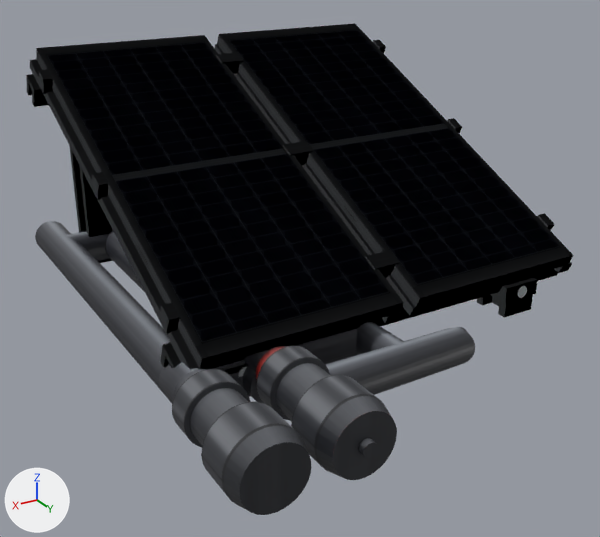
An edit to the OBJ model src/main/resources/assets/electricity/models/pv_tilt/pv_tilt.obj, drawn before and after from the same camera.
Rendered twice from a camera (50 mm lens) standing at (0.925, 1.573, 0.818) and looking at (0.069, 0.146, 0.104). Every picture has the same lights, and +X, +Y and +Z are marked at lower left. The first picture is the older version. Where no turn or scale is listed for an object, it has been applied to the vertices.

Names of what the first picture shows: 'harness', 'harness_entry_north', 'harness_entry_south', 'harness_input', 'harness_input.001', 'harness_input.002', 'modules.001', 'modules.002', 'modules.003', 'piers', 'purlin_0', 'purlin_1', 'rails' and 1 more.
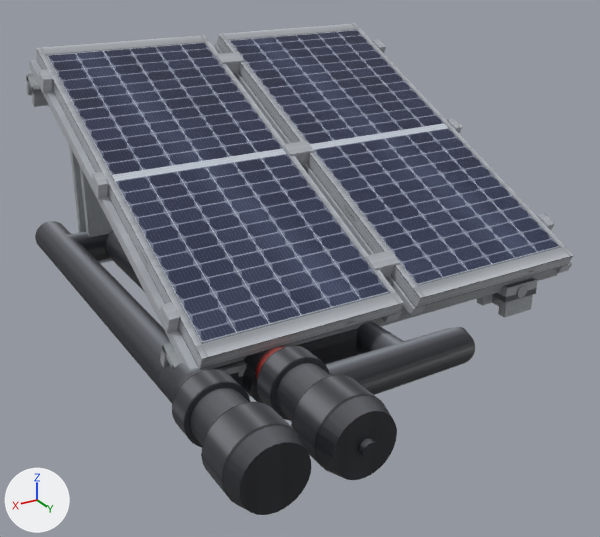
Where the change shows, as pixel boxes [x1, y1, x2, y2] in the pictures (600 x 537 px; the box of a moved part takes in the faces that stretch with it):
part 1 of me_modules_001, moved or reshaped
    both: [37, 23, 573, 359]
part 2 of me_modules_002, moved or reshaped
    both: [36, 35, 574, 369]
part 3 of me_purlin_0, moved or reshaped
    both: [160, 269, 558, 369]
part 4 of me_purlin_1, moved or reshaped
    both: [26, 74, 49, 107]
part 5 of me_rails, moved or reshaped
    both: [30, 44, 572, 370]

The change, as a list of edits to the scene's bpy script:
```text
Change me_modules_001:
    where me_modules_001.from_pydata(...)  # 8 vertices, 2 faces; spans x -0.44..0.44, y -0.404..0.448, z 0.134..0.531
    used by ob_modules_001; location = (0.0, 0.0, 0.0)
    me_modules_001 part 1: the whole mesh is turned -180 degrees about the x axis through its middle
Change me_modules_002:
    where me_modules_002.from_pydata(...)  # 16 vertices, 8 faces; spans x -0.44..0.44, y -0.417..0.448, z 0.107..0.531
    used by ob_modules_002; location = (0.0, 0.0, 0.0)
    verts and faces of me_modules_002; kept vertices keep their numbers, new ones are numbered from 16
    before: 0 (-0.44, -0.417, 0.504), 1 (-0.02, -0.417, 0.504) at pixel (216, 44), 2 (-0.02, 0.435, 0.107) at pixel (415, 308), 3 (-0.44, 0.435, 0.107) at pixel (567, 264), 4 (-0.44, 0.448, 0.134) at pixel (573, 255)
    before: 5 (-0.02, 0.448, 0.134) at pixel (420, 297), 6 (-0.02, -0.404, 0.531) at pixel (218, 34), 7 (-0.44, -0.404, 0.531) at pixel (355, 23), 8 (0.02, -0.417, 0.504), 9 (0.44, -0.417, 0.504) at pixel (36, 59)
    before: 10 (0.44, 0.435, 0.107) at pixel (199, 369), 11 (0.02, 0.435, 0.107) at pixel (399, 312), 12 (0.02, 0.448, 0.134) at pixel (403, 302), 13 (0.44, 0.448, 0.134) at pixel (202, 358), 14 (0.44, -0.404, 0.531) at pixel (36, 48)
    before: 15 (0.02, -0.404, 0.531) at pixel (204, 35)
    me_modules_002 part 2
    add delete_faces([(2, 5, 4, 3), (0, 7, 6, 1), (0, 3, 4, 7), (1, 6, 5, 2), (10, 13, 12, 11), (8, 15, 14, 9)])
    add delete_faces([(8, 11, 12, 15), (9, 14, 13, 10)])
    add faces += [(2, 3, 4, 5), (0, 1, 6, 7), (0, 7, 4, 3), (1, 2, 5, 6), (10, 11, 12, 13), (8, 9, 14, 15)]
    add faces += [(8, 15, 12, 11), (9, 10, 13, 14)]
Change me_purlin_0:
    where me_purlin_0.from_pydata(...)  # 20 vertices, 18 faces; spans x -0.47..0.47, y 0.329..0.403, z 0.056..0.123
    used by ob_purlin_0; location = (0.0, 0.0, 0.0)
    me_purlin_0 part 3
    18 faces are deleted
    18 new faces join them
Change me_purlin_1:
    where me_purlin_1.from_pydata(...)  # 20 vertices, 18 faces; spans x -0.47..0.47, y -0.423..-0.349, z 0.406..0.473
    used by ob_purlin_1; location = (0.0, 0.0, 0.0)
    me_purlin_1 part 4
    18 faces are deleted
    18 new faces join them
Change me_rails:
    where me_rails.from_pydata(...)  # 32 vertices, 24 faces; spans x -0.455..0.455, y -0.426..0.435, z 0.087..0.504
    used by ob_rails; location = (0.0, 0.0, 0.0)
    me_rails part 5
    24 faces are deleted
    24 new faces join them
```
